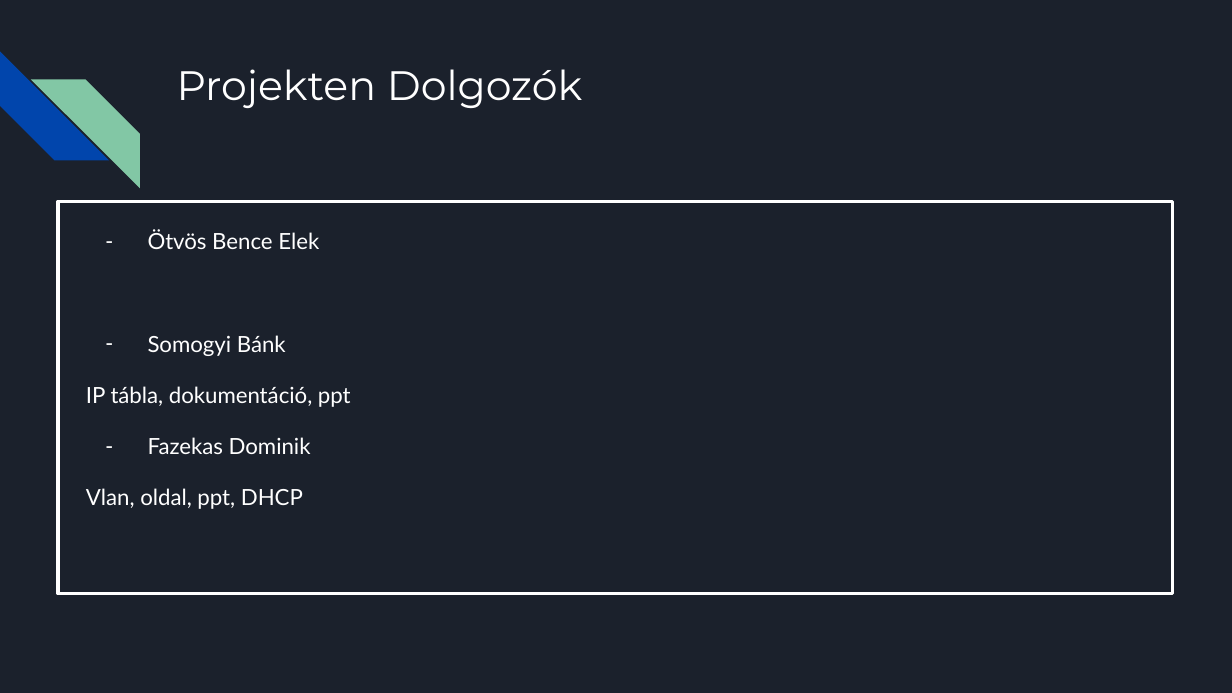
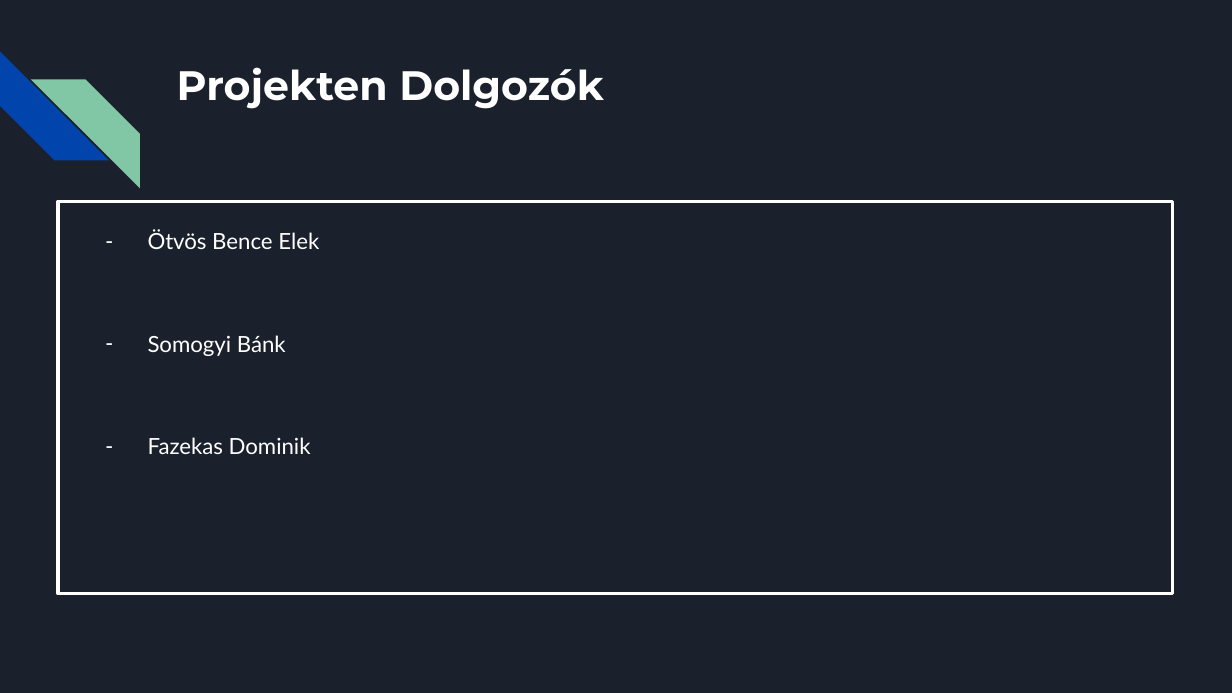
Before and after one commit to XRX265/DotNyetWork, a slide deck: slide 2 of Cím nélküli prezentáció (5).pptx. Drawn at 1232x693 pixels with LibreOffice and Linux fonts; fonts in the diff are those of the drawing. Boxes give left, top, right and bottom in pixels: in the first picture for what was removed or moved away, otherwise in the second. Text is boxed around its words. In the diff, an @@ line names an element or a change of style, - is before the commit and + after.

```diff
--- a/Cím nélküli prezentáció (5).pptx
+++ b/Cím nélküli prezentáció (5).pptx
@@ title "Projekten Dolgozók" at (177, 67, 604, 109): bold on @@
@@ text at (86, 386, 351, 407): paragraph removed @@
-IP tábla, dokumentáció, ppt
@@ text at (86, 488, 303, 509): paragraph removed @@
-Vlan, oldal, ppt, DHCP
```
Also in this commit, not shown: 18 other slides changed, 1 slide added.
